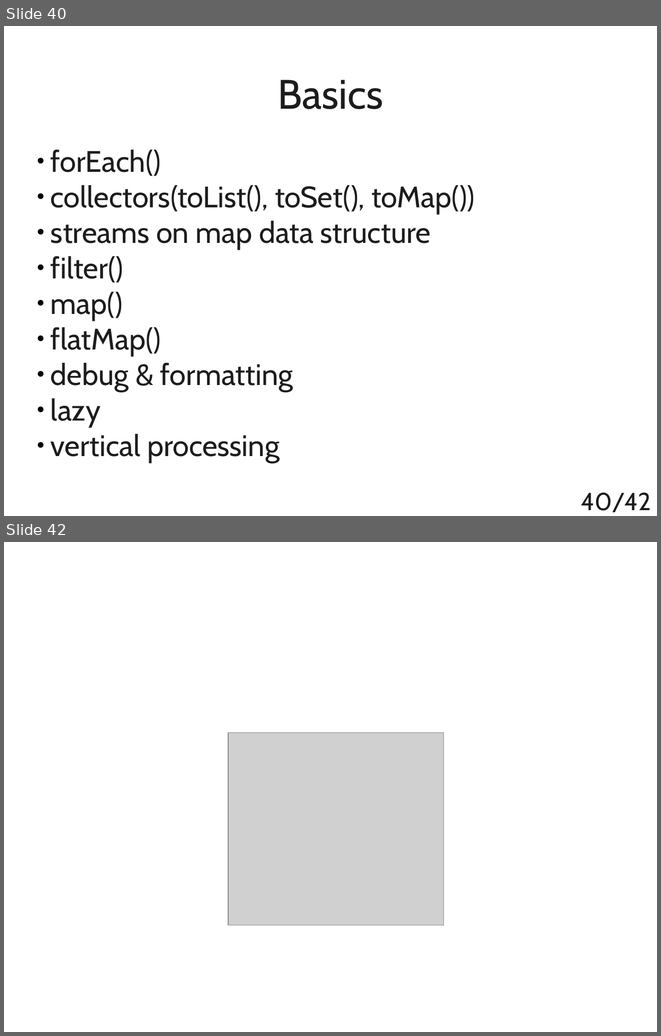
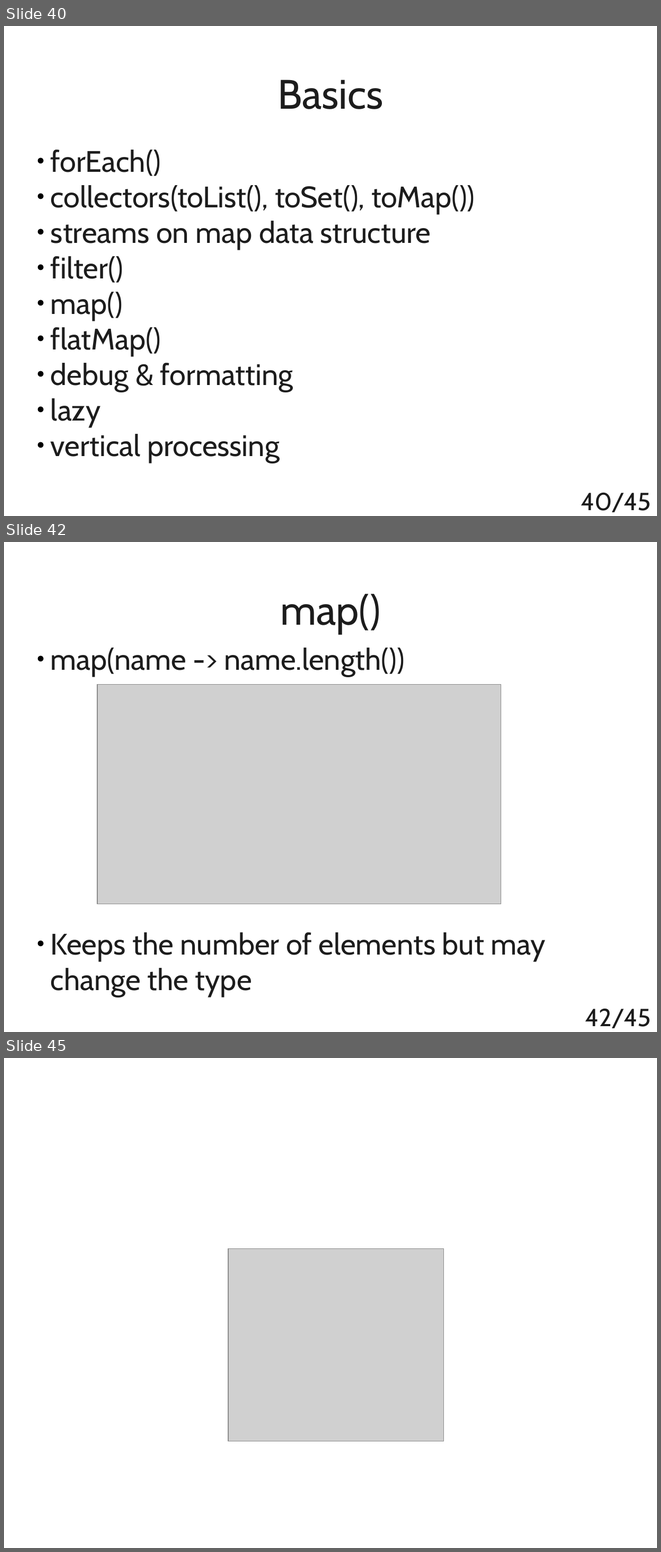
Before and after one commit to t4upl/java-streams-workshop, a slide deck: src/main/resources/editables/presentation.odp. Shown one above the other, each under a label of ours: slides 40 and 42 before the commit, slides 40, 42 and 45 after it; the slides between them are not shown. The pictures are 661x1036 and 661x1552 pixels, drawn with LibreOffice and Linux fonts; fonts in the diff are those of the drawing; grey boxes stand for pictures. Boxes give left, top, right and bottom in pixels: in the first picture for what was removed or moved away, otherwise in the second. Text is boxed around its words. In the diff, an @@ line names an element or a change of style, - is before the commit and + after.

```diff
--- a/src/main/resources/editables/presentation.odp
+++ b/src/main/resources/editables/presentation.odp
@@ slide 42 added at box(4, 542, 657, 1032), background #FFFFFF @@
@@ title added at box(280, 593, 380, 633), 50 pt, text #1C1C1C @@
+map()
@@ subtitle added at box(51, 647, 545, 996), 36 pt, text #1C1C1C @@
+● map(name -> name.length())
+● Keeps the number of elements but may change the type
@@ picture added at box(97, 685, 501, 904) @@
@@ page number added at box(585, 1008, 651, 1028), 30 pt, text #1C1C1C @@
+42/45
@@ page number at box(581, 492, 651, 512): text changed @@
-40/42
+40/45
@@ what was slide 42 is now slide 45 @@
```
Also in this commit, not shown: 1 slide changed, 2 other slides added, 4 other files.
